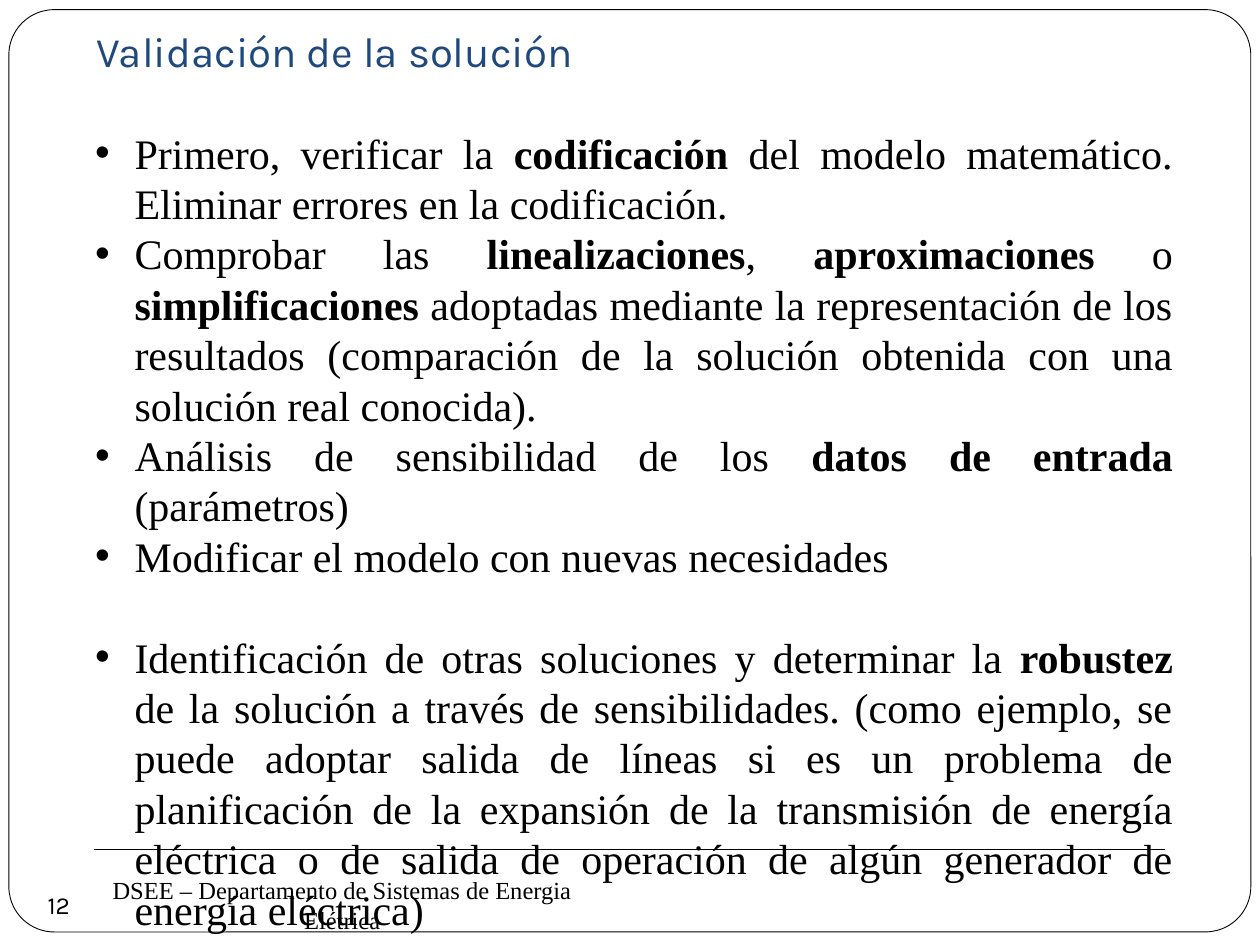
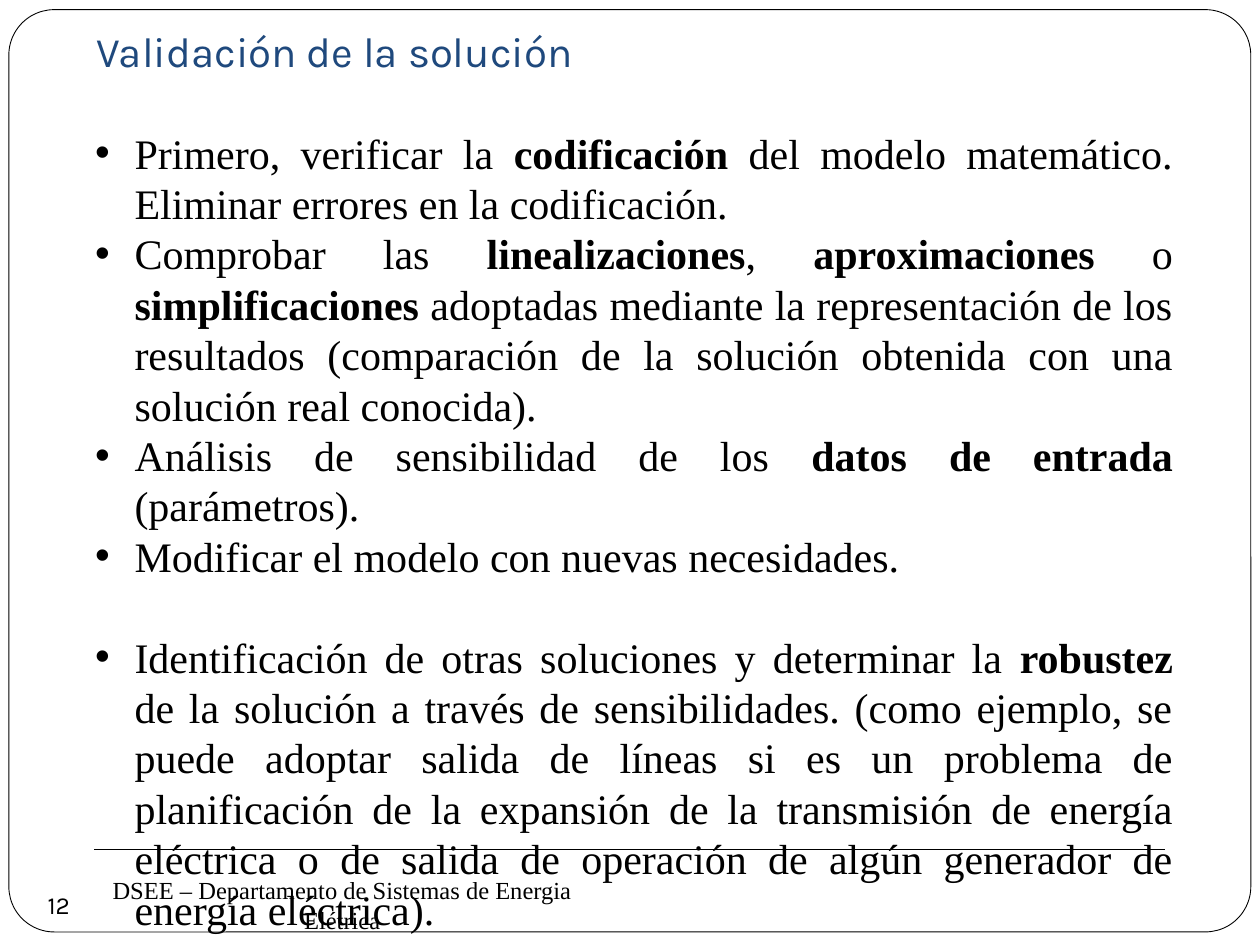
Before and after one commit to erikfilias/Power-Systems-Optimization-using-Julia-Language, a slide deck: slide 12 of 1. Lectures/Introducción a la Optimización aplicada a Sistemas de Energía Eléctrica/Dia 1/2. Modelamiento & Optimización.pptx. Drawn at 1260x945 pixels with LibreOffice and Linux fonts; fonts in the diff are those of the drawing; background and template pictures are left out. Boxes give left, top, right and bottom in pixels: in the first picture for what was removed or moved away, otherwise in the second. Text is boxed around its words. In the diff, an @@ line names an element or a change of style, - is before the commit and + after.

```diff
--- a/1. Lectures/Introducción a la Optimización aplicada a Sistemas de Energía Eléctrica/Dia 1/2. Modelamiento & Optimización.pptx
+++ b/1. Lectures/Introducción a la Optimización aplicada a Sistemas de Energía Eléctrica/Dia 1/2. Modelamiento & Optimización.pptx
@@ text at box(135, 441, 1173, 934): text changed @@
-• Análisis de sensibilidad de los datos de entrada (parámetros)
-• Modificar el modelo con nuevas necesidades
-• Identificación de otras soluciones y determinar la robustez de la solución a través de sensibilidades. (como ejemplo, se puede adoptar salida de líneas si es un problema de planificación de la expansión de la transmisión de energía eléctrica o de salida de operación de algún generador de energía eléctrica)
+• Análisis de sensibilidad de los datos de entrada (parámetros).
+• Modificar el modelo con nuevas necesidades.
+• Identificación de otras soluciones y determinar la robustez de la solución a través de sensibilidades. (como ejemplo, se puede adoptar salida de líneas si es un problema de planificación de la expansión de la transmisión de energía eléctrica o de salida de operación de algún generador de energía eléctrica).
```
Also in this commit, not shown: 9 other slides changed, 17 slides added.
